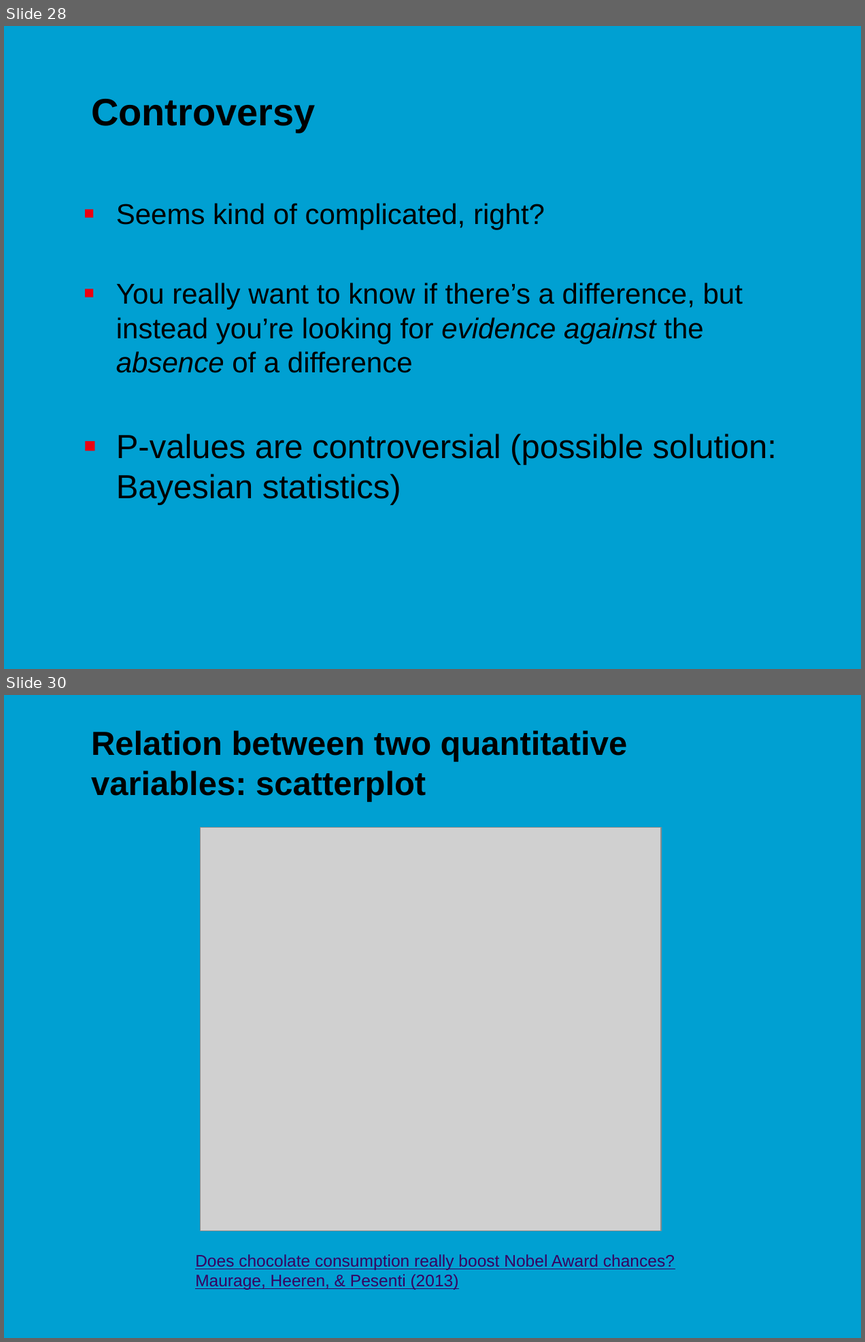
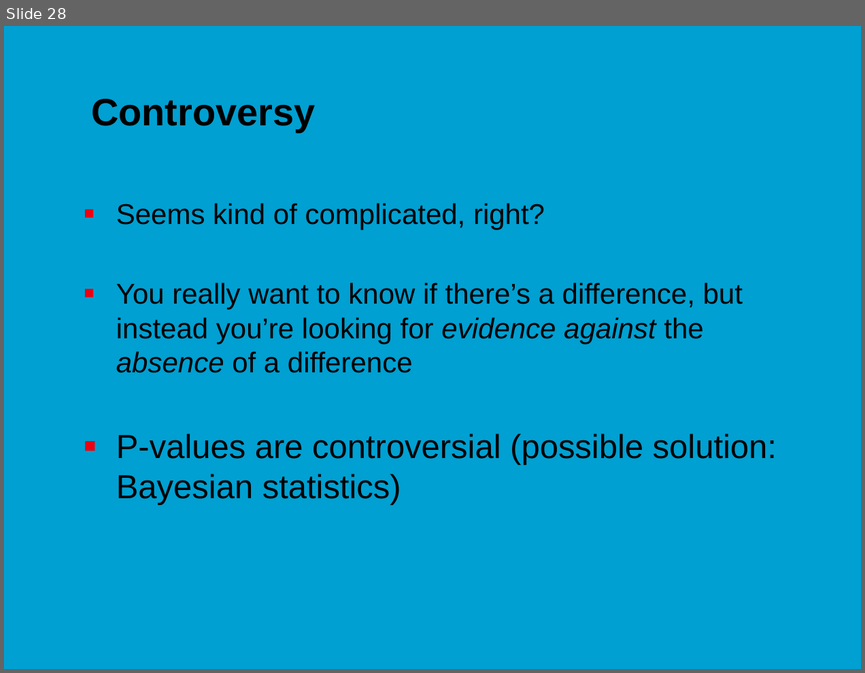
Before and after one commit to jonasmoons/data-driven-learning, a slide deck: slides/ddl-w4l2.pptx. Shown one above the other, each under a label of ours: slides 28 and 30 before the commit, slide 28 after it; the slides between them are not shown. The pictures are 865x1342 and 865x673 pixels, drawn with LibreOffice and Linux fonts; fonts in the diff are those of the drawing; grey boxes stand for pictures; background and template pictures are left out. Boxes give left, top, right and bottom in pixels: in the first picture for what was removed or moved away, otherwise in the second. Text is boxed around its words. In the diff, an @@ line names an element or a change of style, - is before the commit and + after.

```diff
--- a/slides/ddl-w4l2.pptx
+++ b/slides/ddl-w4l2.pptx
@@ slide 30 removed at <box>4,695,861,1338</box>, background picture (left out) @@
@@ title removed at <box>91,730,628,802</box> @@
-Relation between two quantitative variables: scatterplot
@@ picture removed at <box>201,828,661,1232</box> @@
@@ text removed at <box>195,1254,674,1289</box> @@
-Does chocolate consumption really boost Nobel Award chances?
-Maurage, Heeren, & Pesenti (2013)
```
Also in this commit, not shown: 3 slides changed, 6 other slides removed, 6 other files.
